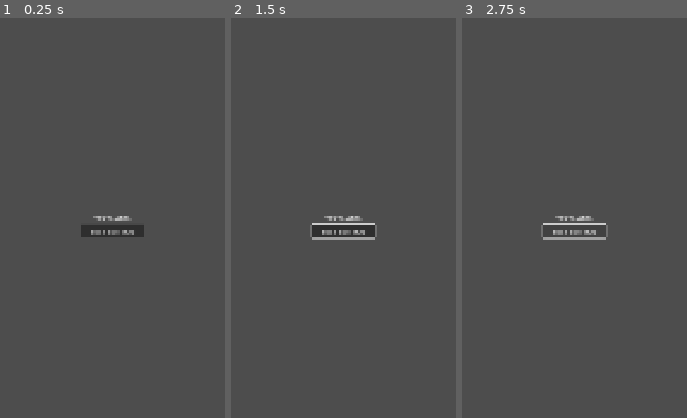
Above: before the commit, frames 1-3 (left to right).
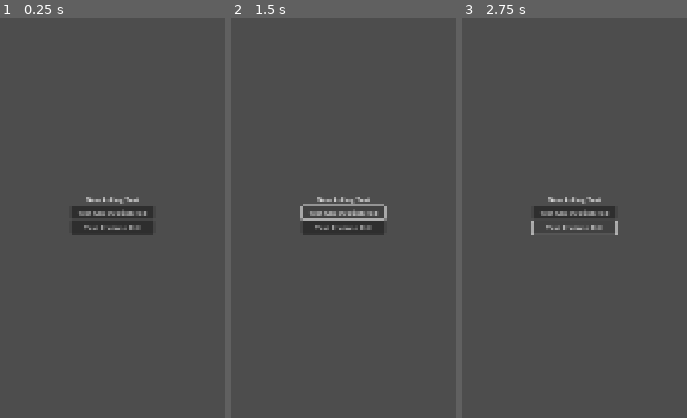
Above: after the commit, the same moments.

Repository: odhranhardy/detectivesjournal
Game: Godot game, scene res://scenes/ui/DiceTest.tscn
Same seed, same stepped clock (60 frames per second), same inputs: the game is played once before the commit and once after it. This scene is started directly instead of the project's main scene.
Inputs (mouse positions are % of the whole screen's width and height, from its top left):
- Up to frame 1 (0.25 s): no input
- Up to frame 2 (1.5 s): click (50, 51) at 0.5 s, where only the run before the commit has a clickable "TEST BUTTON"; click (50, 48) at 1.25 s, where only the run after the commit has a clickable "Test Observation Roll"
- Up to frame 3 (2.75 s): click (50, 50) at 2 s, where only the run after the commit has a clickable "Test Rhetoric Roll"
The pictures show only the part of the screen within x 25-75%, y 24-74%; the shares and areas given below are measured in that part.

The runs differ from the first frame. In frame 1, 2.3% of the frame differs, in the area x 32-68%, y 44-55%; in frame 2, 2.3%, in the area x 30-70%, y 44-56%; in frame 3, 2.0%.

Commit message:
feat: implement dice rolling test scene with skill-based rolls
Co-authored-by: aider (openrouter/anthropic/claude-sonnet-4) <aider@aider.chat>

Diff:
--- a/scenes/ui/DiceTest.tscn
+++ b/scenes/ui/DiceTest.tscn
@@ -15,18 +15,71 @@
 anchor_top = 0.5
 anchor_right = 0.5
 anchor_bottom = 0.5
-offset_left = -75.0
-offset_top = -25.0
-offset_right = 75.0
-offset_bottom = 25.0
+offset_left = -100.0
+offset_top = -75.0
+offset_right = 100.0
+offset_bottom = 75.0
 grow_horizontal = 2
 grow_vertical = 2
 
-[node name="Label" type="Label" parent="VBoxContainer"]
+[node name="Title" type="Label" parent="VBoxContainer"]
 layout_mode = 2
-text = "TEST LABEL"
+text = "Dice Rolling Test"
 horizontal_alignment = 1
 
-[node name="Button" type="Button" parent="VBoxContainer"]
+[node name="ObservationButton" type="Button" parent="VBoxContainer"]
 layout_mode = 2
-text = "TEST BUTTON"
+text = "Test Observation Roll"
+
+[node name="RhetoricButton" type="Button" parent="VBoxContainer"]
+layout_mode = 2
+text = "Test Rhetoric Roll"
+
+[node name="DiceRollContainer" type="VBoxContainer" parent="."]
+layout_mode = 1
+anchors_preset = 8
+anchor_left = 0.5
+anchor_top = 0.5
+anchor_right = 0.5
+anchor_bottom = 0.5
+offset_left = -150.0
+offset_top = -100.0
+offset_right = 150.0
+offset_bottom = 100.0
+grow_horizontal = 2
+grow_vertical = 2
+visible = false
+
+[node name="SkillLabel" type="Label" parent="DiceRollContainer"]
+layout_mode = 2
+text = "Rolling Observation (+2)"
+horizontal_alignment = 1
+
+[node name="DifficultyLabel" type="Label" parent="DiceRollContainer"]
+layout_mode = 2
+text = "Target: 11 (Medium)"
+horizontal_alignment = 1
+
+[node name="RollButton" type="Button" parent="DiceRollContainer"]
+layout_mode = 2
+text = "Roll Dice"
+
+[node name="DiceResultLabel" type="Label" parent="DiceRollContainer"]
+layout_mode = 2
+text = ""
+horizontal_alignment = 1
+
+[node name="TotalLabel" type="Label" parent="DiceRollContainer"]
+layout_mode = 2
+text = ""
+horizontal_alignment = 1
+
+[node name="OutcomeLabel" type="Label" parent="DiceRollContainer"]
+layout_mode = 2
+text = ""
+horizontal_alignment = 1
+
+[node name="ContinueButton" type="Button" parent="DiceRollContainer"]
+layout_mode = 2
+text = "Continue"
+visible = false
--- a/scripts/ui/DiceTest.gd
+++ b/scripts/ui/DiceTest.gd
@@ -1,10 +1,93 @@
 extends Control
 
-@onready var button = $VBoxContainer/Button
+@onready var test_buttons = $VBoxContainer
+@onready var dice_roll_ui = $DiceRollContainer
+@onready var skill_label = $DiceRollContainer/SkillLabel
+@onready var difficulty_label = $DiceRollContainer/DifficultyLabel
+@onready var roll_button = $DiceRollContainer/RollButton
+@onready var dice_result_label = $DiceRollContainer/DiceResultLabel
+@onready var total_label = $DiceRollContainer/TotalLabel
+@onready var outcome_label = $DiceRollContainer/OutcomeLabel
+@onready var continue_button = $DiceRollContainer/ContinueButton
+
+var skill_name: String = ""
+var skill_modifier: int = 0
+var target_difficulty: int = 11
 
 func _ready():
-	print("DiceTest scene loaded - checking if label and button appear centred")
-	button.pressed.connect(_on_button_pressed)
+	print("DiceTest scene loaded - dice rolling test ready")
+	$VBoxContainer/ObservationButton.pressed.connect(_on_observation_button_pressed)
+	$VBoxContainer/RhetoricButton.pressed.connect(_on_rhetoric_button_pressed)
+	roll_button.pressed.connect(_on_roll_button_pressed)
+	continue_button.pressed.connect(_on_continue_button_pressed)
 
-func _on_button_pressed():
-	print("Button pressed - positioning test successful!")
+func _on_observation_button_pressed():
+	print("Testing Observation roll")
+	_setup_roll("observation", 2, 11)
+
+func _on_rhetoric_button_pressed():
+	print("Testing Rhetoric roll")
+	_setup_roll("rhetoric", 1, 8)
+
+func _setup_roll(skill: String, modifier: int, difficulty: int):
+	skill_name = skill
+	skill_modifier = modifier
+	target_difficulty = difficulty
+
+	skill_label.text = "Rolling %s (+%d)" % [skill.capitalize(), modifier]
+
+	var difficulty_text = ""
+	if difficulty <= 10:
+		difficulty_text = "Easy"
+	elif difficulty <= 13:
+		difficulty_text = "Medium"
+	else:
+		difficulty_text = "Hard"
+
+	difficulty_label.text = "Target: %d (%s)" % [difficulty, difficulty_text]
+
+	# Reset UI state
+	dice_result_label.text = ""
+	total_label.text = ""
+	outcome_label.text = ""
+	roll_button.visible = true
+	continue_button.visible = false
+
+	# Show dice rolling UI
+	test_buttons.visible = false
+	dice_roll_ui.visible = true
+
+func _on_roll_button_pressed():
+	print("Rolling dice for %s" % skill_name)
+
+	# Roll 2d6
+	var die1 = randi() % 6 + 1
+	var die2 = randi() % 6 + 1
+	var roll_result = die1 + die2
+	var total_result = roll_result + skill_modifier
+	var success = total_result >= target_difficulty
+
+	# Update UI with results
+	dice_result_label.text = "Rolled: %d + %d = %d" % [die1, die2, roll_result]
+	total_label.text = "Total: %d + %d = %d" % [roll_result, skill_modifier, total_result]
+
+	if success:
+		outcome_label.text = "SUCCESS!"
+		outcome_label.modulate = Color.GREEN
+	else:
+		outcome_label.text = "FAILURE"
+		outcome_label.modulate = Color.RED
+
+	# Show continue button
+	roll_button.visible = false
+	continue_button.visible = true
+
+	print("Result: %d+%d=%d vs %d - %s" % [
+		roll_result, skill_modifier, total_result,
+		target_difficulty, "SUCCESS" if success else "FAILURE"
+	])
+
+func _on_continue_button_pressed():
+	print("Returning to test menu")
+	dice_roll_ui.visible = false
+	test_buttons.visible = true
